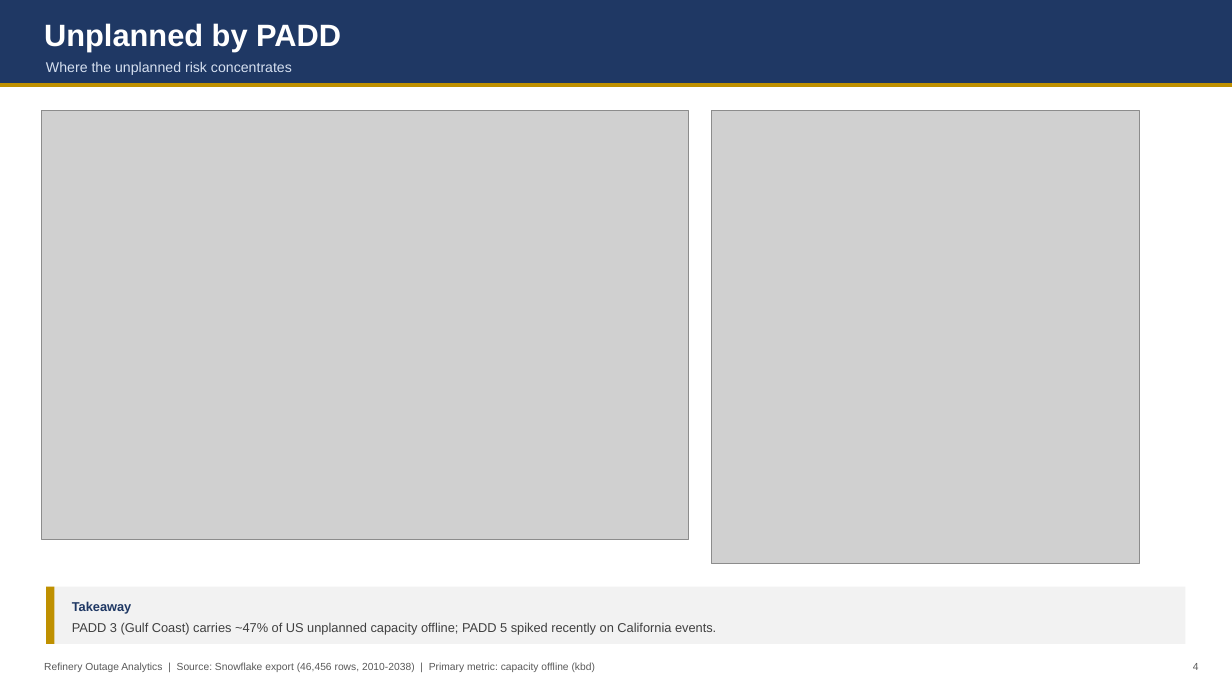
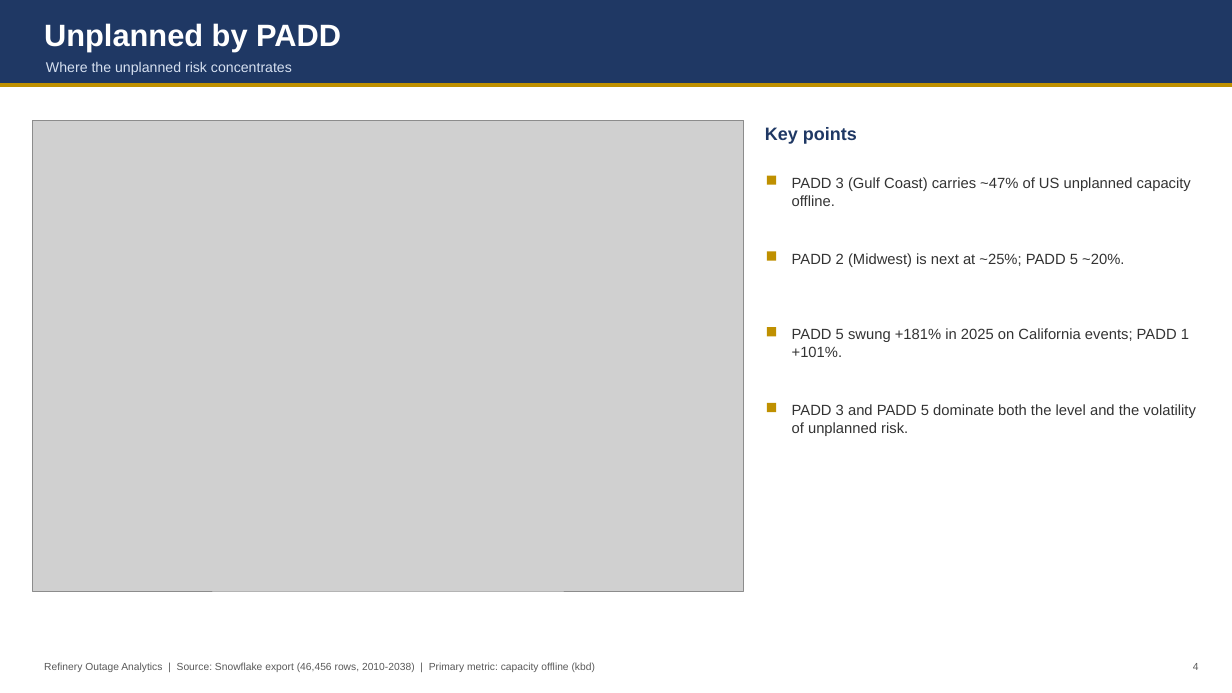
Before and after one commit to HoldenCole/Outages-script, a slide deck: slide 4 of output/outage_deck.pptx. Drawn at 1232x693 pixels with LibreOffice and Linux fonts; fonts in the diff are those of the drawing; grey boxes stand for pictures. Boxes give left, top, right and bottom in pixels: in the first picture for what was removed or moved away, otherwise in the second. Text is boxed around its words. In the diff, an @@ line names an element or a change of style, - is before the commit and + after.

```diff
--- a/output/outage_deck.pptx
+++ b/output/outage_deck.pptx
@@ picture removed at (x1=712, y1=111, x2=1141, y2=564) @@
@@ picture resized from (x1=42, y1=111, x2=689, y2=539) to (x1=32, y1=120, x2=744, y2=592) @@
@@ text added at (x1=765, y1=127, x2=857, y2=144), 14 pt, text #1F3864, bold @@
+Key points
@@ rectangle added at (x1=767, y1=176, x2=776, y2=185), fill #BF9000 @@
@@ text "PADD 3 (Gulf Coast) carries ..." at (x1=792, y1=177, x2=1191, y2=206): vertical alignment middle to top @@
@@ text at (x1=792, y1=177, x2=1191, y2=206): text changed; size 10 to 11.5 pt; text colour #404040 to #333333 @@
-Takeaway
-PADD 3 (Gulf Coast) carries ~47% of US unplanned capacity offline; PADD 5 spiked recently on California events.
+PADD 3 (Gulf Coast) carries ~47% of US unplanned capacity offline.
@@ rectangle added at (x1=767, y1=251, x2=776, y2=261), fill #BF9000 @@
@@ text added at (x1=792, y1=253, x2=1124, y2=267), 11.5 pt, text #333333 @@
+PADD 2 (Midwest) is next at ~25%; PADD 5 ~20%.
@@ rectangle added at (x1=767, y1=327, x2=776, y2=336), fill #BF9000 @@
@@ text added at (x1=792, y1=328, x2=1189, y2=357), 11.5 pt, text #333333 @@
+PADD 5 swung +181% in 2025 on California events; PADD 1 +101%.
@@ rectangle added at (x1=767, y1=403, x2=776, y2=412), fill #BF9000 @@
@@ text added at (x1=792, y1=404, x2=1196, y2=436), 11.5 pt, text #333333 @@
+PADD 3 and PADD 5 dominate both the level and the volatility of unplanned risk.
@@ rectangle removed at (x1=46, y1=587, x2=1186, y2=644) @@
@@ rectangle removed at (x1=46, y1=587, x2=55, y2=644) @@
```
Also in this commit, not shown: 8 other slides changed, 2 slides added, 8 other files.
